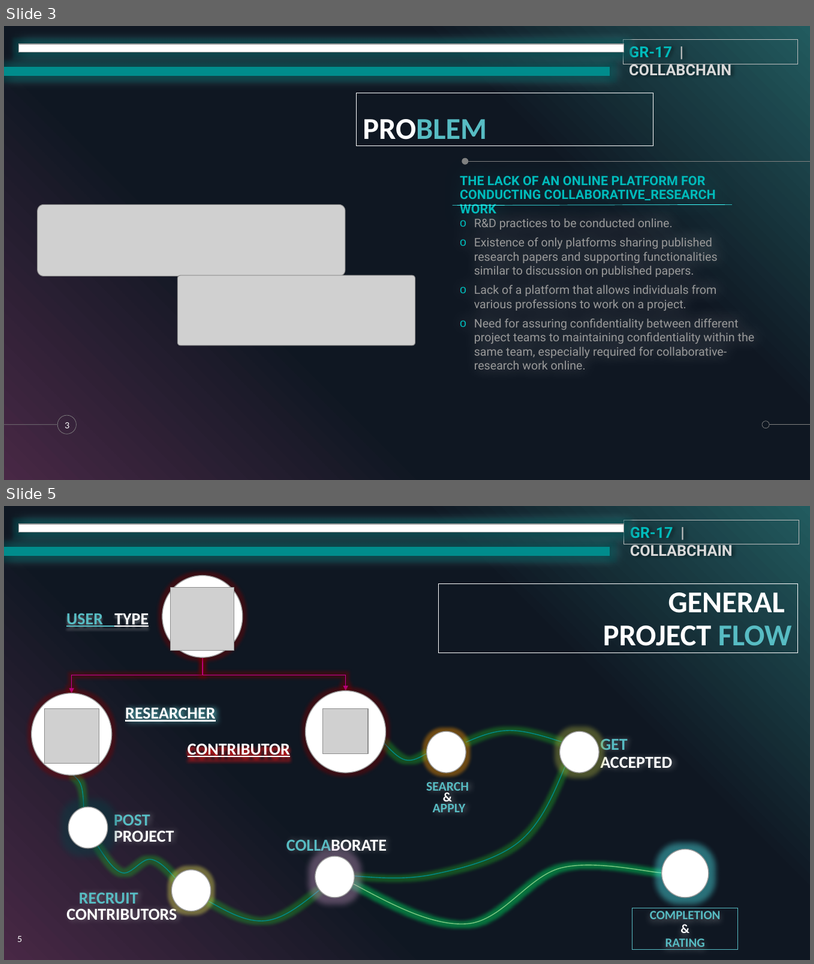
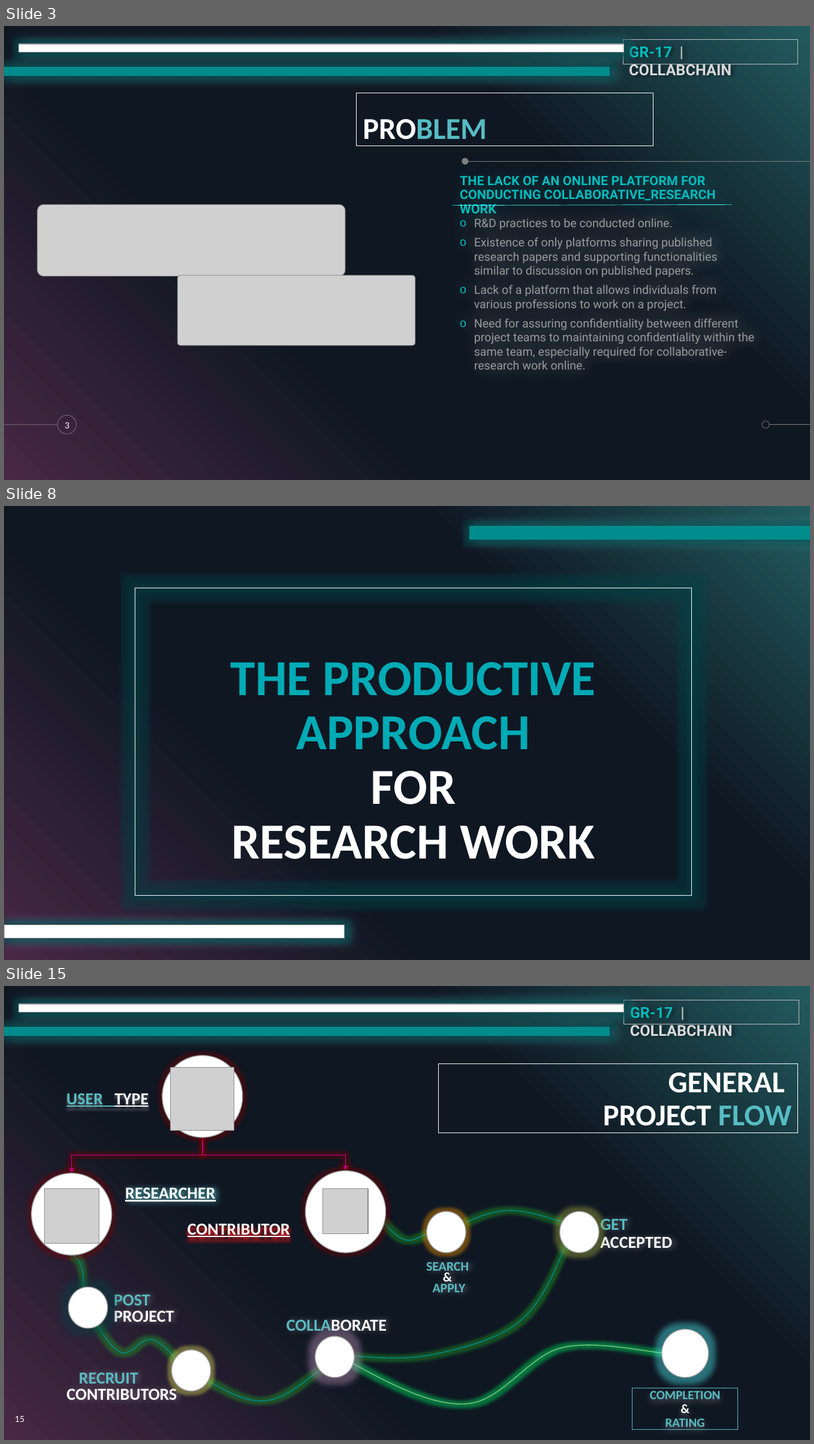
Before and after one commit to dhirajksharma/collabchain, a slide deck: Documents/Deliverables/SlideDeck/collabchain.pptx. Shown one above the other, each under a label of ours: slides 3 and 5 before the commit, slides 3, 8 and 15 after it; the slides between them are not shown. The pictures are 814x964 and 814x1444 pixels, drawn with LibreOffice and Linux fonts; fonts in the diff are those of the drawing; grey boxes stand for pictures. Boxes give left, top, right and bottom in pixels: in the first picture for what was removed or moved away, otherwise in the second. Text is boxed around its words. In the diff, an @@ line names an element or a change of style, - is before the commit and + after.

```diff
--- a/Documents/Deliverables/SlideDeck/collabchain.pptx
+++ b/Documents/Deliverables/SlideDeck/collabchain.pptx
@@ slide 8 added at box(4, 506, 810, 960), background #000000; not listed: 5 template elements that a slide beside it also shows @@
@@ rectangle added at box(470, 526, 810, 539), fill #008C8C, outline #008C8C 1 pt @@
@@ rectangle added at box(135, 588, 692, 895), outline #FFFFFF 0.75 pt, 60 pt, text #00ABB6, bold @@
+THE PRODUCTIVE APPROACH
+FOR
+RESEARCH WORK
@@ rectangle added at box(4, 925, 345, 937), fill #FFFFFF, outline #999999 1 pt @@
@@ what was slide 5 is now slide 15 @@
@@ page number at box(15, 1416, 24, 1422): text changed @@
-5
+15
```
Also in this commit, not shown: 1 slide changed, 10 other slides added, 1 slide removed, 1 other file.
